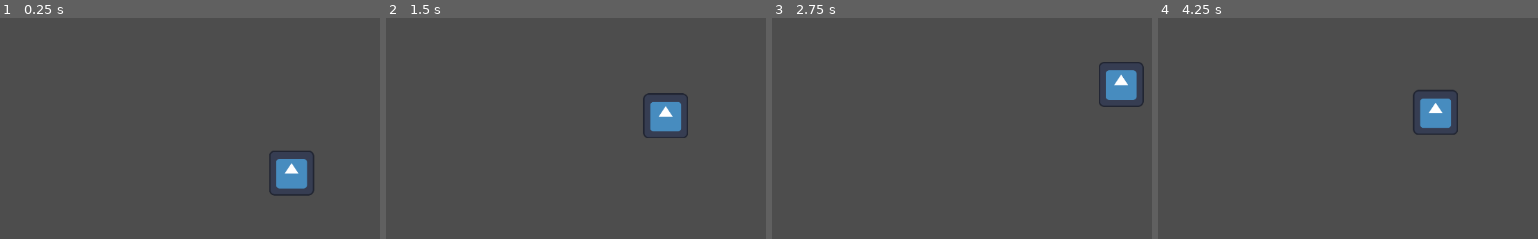
Above: before the commit, frames 1-4 (left to right).
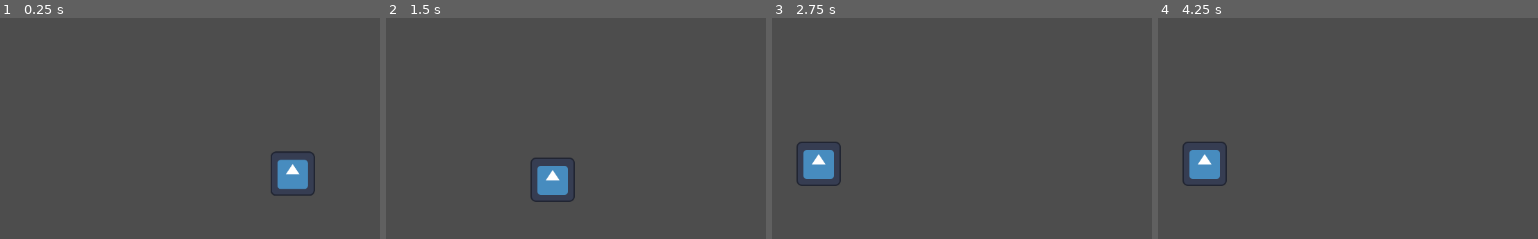
Above: after the commit, the same moments.

Repository: Dragon20C/Godot-Node-Behaviour-Tree
Game: Godot game, scene res://Scene/arena.tscn
Two runs of this game, one before a commit and one after it. Both use one fixed random seed, a clock stepped at 60 frames per second and the inputs below. Before the commit the project starts from res://Scene/world.tscn. The engine's default icon, where the game draws it, is replaced by a stand-in: a white triangle on a blue panel in a dark square.
Inputs (mouse positions are in pixels of both pictures, inside the frame that each line leads up to):
- Up to frame 1 (0.25 s): no input
- Up to frame 2 (1.5 s): move the mouse to (outside the picture) at 0.52 s; move the mouse to (519, 197) at 1.27 s
- Up to frame 3 (2.75 s): move the mouse to (1144, 75) at 2.02 s
- Up to frame 4 (4.25 s): move the mouse to (outside the picture) at 2.77 s; tap Enter at 3.5 s; move the mouse to (outside the picture) at 3.52 s

The runs differ from the first frame. In frame 1, 0.5% of the frame differs, in the area x 70-83%, y 60-81%; in frame 2, 2.9%, in the area x 37-80%, y 33-84%; in frame 3, 2.8%; in frame 4, 2.9%.

Commit message:
Implemented a priority system, this could change in the future if I find something better to produce the same results.

Diff:
--- a/BehaviourTree/NodeBT.gd
+++ b/BehaviourTree/NodeBT.gd
@@ -2,6 +2,7 @@
 
 enum NodeState {RUNNING,SUCCESS,FAILURE}
 var State : NodeState
+var Priority : int = 0
 
 func Evaluate(delta : float) -> NodeState:
 	return NodeState.FAILURE
--- a/BehaviourTree/SelectorBT.gd
+++ b/BehaviourTree/SelectorBT.gd
@@ -5,6 +5,8 @@
 
 func _ready() -> void:
 	SelectorChildren = get_children()
+	SelectorChildren.sort_custom(ComparePriority)
+	print(SelectorChildren)
 
 func Evaluate(delta: float) -> NodeState:
 	for child in SelectorChildren:
@@ -21,3 +23,7 @@
 				continue
 
 	return NodeState.FAILURE
+
+func ComparePriority(a: Node, b: Node) -> bool:
+
+	return a.Priority > b.Priority
--- a/BehaviourTree/SpecificBehaviour/ChaseBT.gd
+++ b/BehaviourTree/SpecificBehaviour/ChaseAction.gd
@@ -1,4 +1,4 @@
-class_name ChaseBT extends NodeBT
+class_name ChaseAction extends NodeBT
 
 @export var NPC : CharacterBody2D
 @export var Speed : int
--- /dev/null
+++ b/Scene/arena.tscn
@@ -0,0 +1,9 @@
+[gd_scene load_steps=2 format=3 uid="uid://djlb463l1v5t5"]
+
+[ext_resource type="PackedScene" uid="uid://cl1ce131i0i4b" path="res://Scene/enemy.tscn" id="1_67g2l"]
+
+[node name="Arena" type="Node2D"]
+
+[node name="Enemy" parent="." instance=ExtResource("1_67g2l")]
+position = Vector2(585, 326)
+motion_mode = 1
--- a/Scene/enemy.tscn
+++ b/Scene/enemy.tscn
@@ -1,47 +1,47 @@
-[gd_scene load_steps=9 format=3 uid="uid://b3lvfv2q76di2"]
+[gd_scene load_steps=9 format=3 uid="uid://cl1ce131i0i4b"]
 
 [ext_resource type="Texture2D" uid="uid://0lkqqr82j3in" path="res://icon.svg" id="1_4yjy8"]
 [ext_resource type="Script" path="res://BehaviourTree/RootBT.gd" id="2_qvyuy"]
 [ext_resource type="Script" path="res://BehaviourTree/SelectorBT.gd" id="3_a4xdw"]
-[ext_resource type="Script" path="res://BehaviourTree/SpecificBehaviour/PatrolBT.gd" id="3_gsk10"]
 [ext_resource type="Script" path="res://BehaviourTree/SequenceBT.gd" id="4_g1rti"]
-[ext_resource type="Script" path="res://BehaviourTree/SpecificBehaviour/ChaseBT.gd" id="5_3gsi8"]
-[ext_resource type="Script" path="res://BehaviourTree/SpecificBehaviour/CanChaseAction.gd" id="5_hbiua"]
+[ext_resource type="Script" path="res://BehaviourTree/SpecificBehaviour/CanChaseCondition.gd" id="5_kkfqi"]
+[ext_resource type="Script" path="res://BehaviourTree/SpecificBehaviour/ChaseAction.gd" id="6_8cn0c"]
+[ext_resource type="Script" path="res://BehaviourTree/SpecificBehaviour/PatrolAction.gd" id="7_jvbg7"]
 
-[sub_resource type="RectangleShape2D" id="RectangleShape2D_3o861"]
-size = Vector2(65, 65)
+[sub_resource type="RectangleShape2D" id="RectangleShape2D_6fh2e"]
+size = Vector2(60, 60)
 
 [node name="Enemy" type="CharacterBody2D"]
 
 [node name="Icon" type="Sprite2D" parent="."]
-scale = Vector2(0.507812, 0.507812)
+scale = Vector2(0.5, 0.5)
 texture = ExtResource("1_4yjy8")
 
 [node name="CollisionShape2D" type="CollisionShape2D" parent="."]
-position = Vector2(0.5, 0.5)
-shape = SubResource("RectangleShape2D_3o861")
+shape = SubResource("RectangleShape2D_6fh2e")
 
-[node name="EnemyBT" type="Node2D" parent="."]
+[node name="RootBT" type="Node2D" parent="."]
 script = ExtResource("2_qvyuy")
 
-[node name="SelectorNode" type="Node2D" parent="EnemyBT"]
+[node name="SelectorBT" type="Node2D" parent="RootBT"]
 script = ExtResource("3_a4xdw")
 
-[node name="SequenceNode" type="Node2D" parent="EnemyBT/SelectorNode"]
+[node name="SequenceBT" type="Node2D" parent="RootBT/SelectorBT"]
 script = ExtResource("4_g1rti")
 
-[node name="CanChase" type="Node2D" parent="EnemyBT/SelectorNode/SequenceNode" node_paths=PackedStringArray("NPC")]
-script = ExtResource("5_hbiua")
+[node name="CanChase" type="Node2D" parent="RootBT/SelectorBT/SequenceBT" node_paths=PackedStringArray("NPC")]
+script = ExtResource("5_kkfqi")
 NPC = NodePath("../../../..")
 MinChaseDistance = 200
 
-[node name="ChaseAction" type="Node2D" parent="EnemyBT/SelectorNode/SequenceNode" node_paths=PackedStringArray("NPC")]
-script = ExtResource("5_3gsi8")
+[node name="ChaseAction" type="Node2D" parent="RootBT/SelectorBT/SequenceBT" node_paths=PackedStringArray("NPC")]
+script = ExtResource("6_8cn0c")
 NPC = NodePath("../../../..")
 Speed = 150
-MaxChaseDistance = 400
+MaxChaseDistance = 250
+MinChaseDistance = 100
 
-[node name="PatrolNode" type="Node2D" parent="EnemyBT/SelectorNode" node_paths=PackedStringArray("NPC")]
-script = ExtResource("3_gsk10")
+[node name="PatrolAction" type="Node2D" parent="RootBT/SelectorBT" node_paths=PackedStringArray("NPC")]
+script = ExtResource("7_jvbg7")
 NPC = NodePath("../../..")
 Speed = 200
--- a/Scene/world.tscn
+++ /dev/null
@@ -1,8 +0,0 @@
-[gd_scene load_steps=2 format=3 uid="uid://umdtdsan77hv"]
-
-[ext_resource type="PackedScene" uid="uid://b3lvfv2q76di2" path="res://Scene/enemy.tscn" id="1_83auq"]
-
-[node name="World" type="Node2D"]
-
-[node name="Enemy" parent="." instance=ExtResource("1_83auq")]
-position = Vector2(579, 306)
--- a/project.godot
+++ b/project.godot
@@ -11,6 +11,6 @@
 [application]
 
 config/name="Behaviour Tree"
-run/main_scene="res://Scene/world.tscn"
+run/main_scene="res://Scene/arena.tscn"
 config/features=PackedStringArray("4.1", "Forward Plus")
 config/icon="res://icon.svg"
Renamed: BehaviourTree/SpecificBehaviour/CanChaseAction.gd -> BehaviourTree/SpecificBehaviour/CanChaseCondition.gd
Renamed: BehaviourTree/SpecificBehaviour/PatrolBT.gd -> BehaviourTree/SpecificBehaviour/PatrolAction.gd
